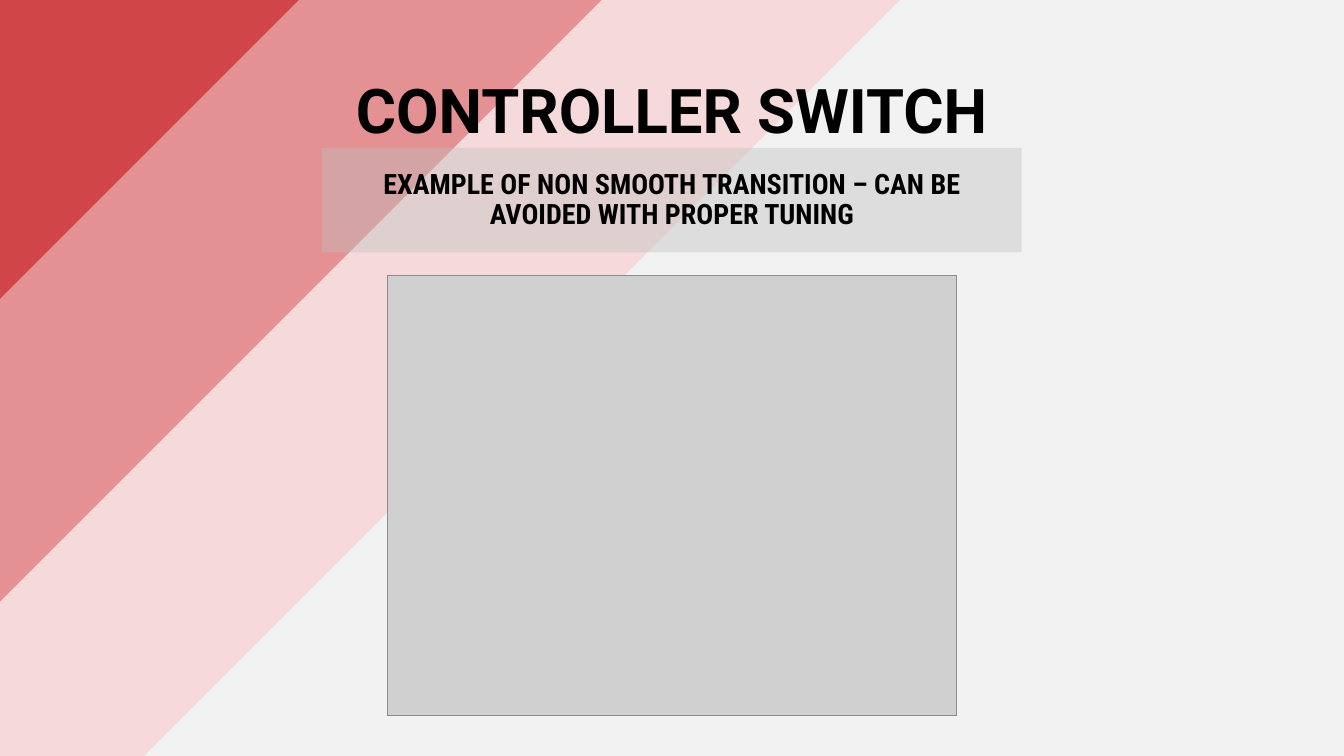
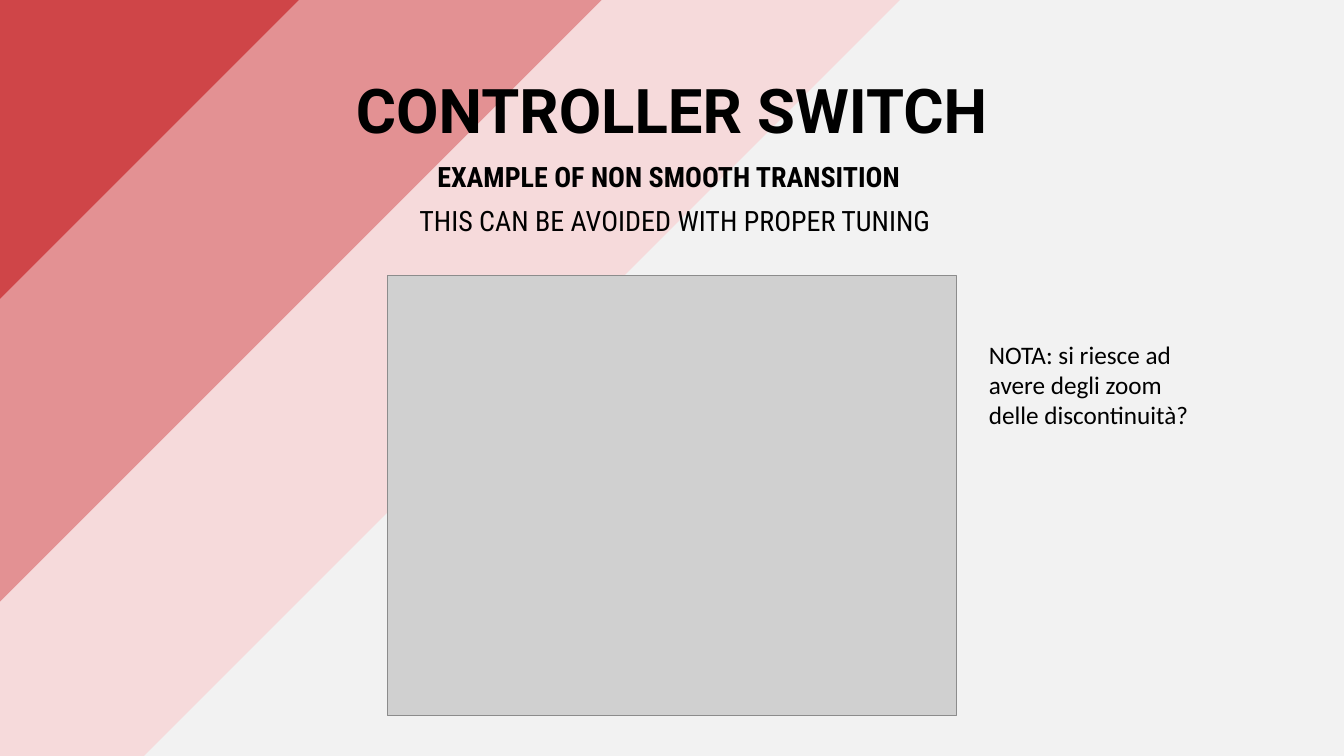
Before and after one commit to PippoGot/R-C2, a slide deck: slide 10 of documentation/presentation.pptx. Drawn at 1344x756 pixels with LibreOffice and Linux fonts; fonts in the diff are those of the drawing; grey boxes stand for pictures. Boxes give left, top, right and bottom in pixels: in the first picture for what was removed or moved away, otherwise in the second. Text is boxed around its words. In the diff, an @@ line names an element or a change of style, - is before the commit and + after.

```diff
--- a/documentation/presentation.pptx
+++ b/documentation/presentation.pptx
@@ text "EXAMPLE OF NON SMOOTH TRANSITION": place and size @@
-text "EXAMPLE OF NON SMOOTH TRANSITION" at box(323, 148, 1022, 253)
+text "EXAMPLE OF NON SMOOTH TRANSITION" at box(419, 161, 930, 232)
@@ text "EXAMPLE OF NON SMOOTH TRANSITION" at box(419, 161, 930, 232): fill #BFBFBF at 40% opacity to none @@
@@ text at box(419, 161, 930, 232): text changed; bold off @@
-EXAMPLE OF NON SMOOTH TRANSITION – CAN BE AVOIDED WITH PROPER TUNING
+EXAMPLE OF NON SMOOTH TRANSITION
+THIS CAN BE AVOIDED WITH PROPER TUNING
@@ text added at box(989, 346, 1188, 424), 18 pt, text #000000 @@
+NOTA: si riesce ad avere degli zoom delle discontinuità?
```
Also in this commit, not shown: 9 other slides changed, 2 slides added, 11 other files.
